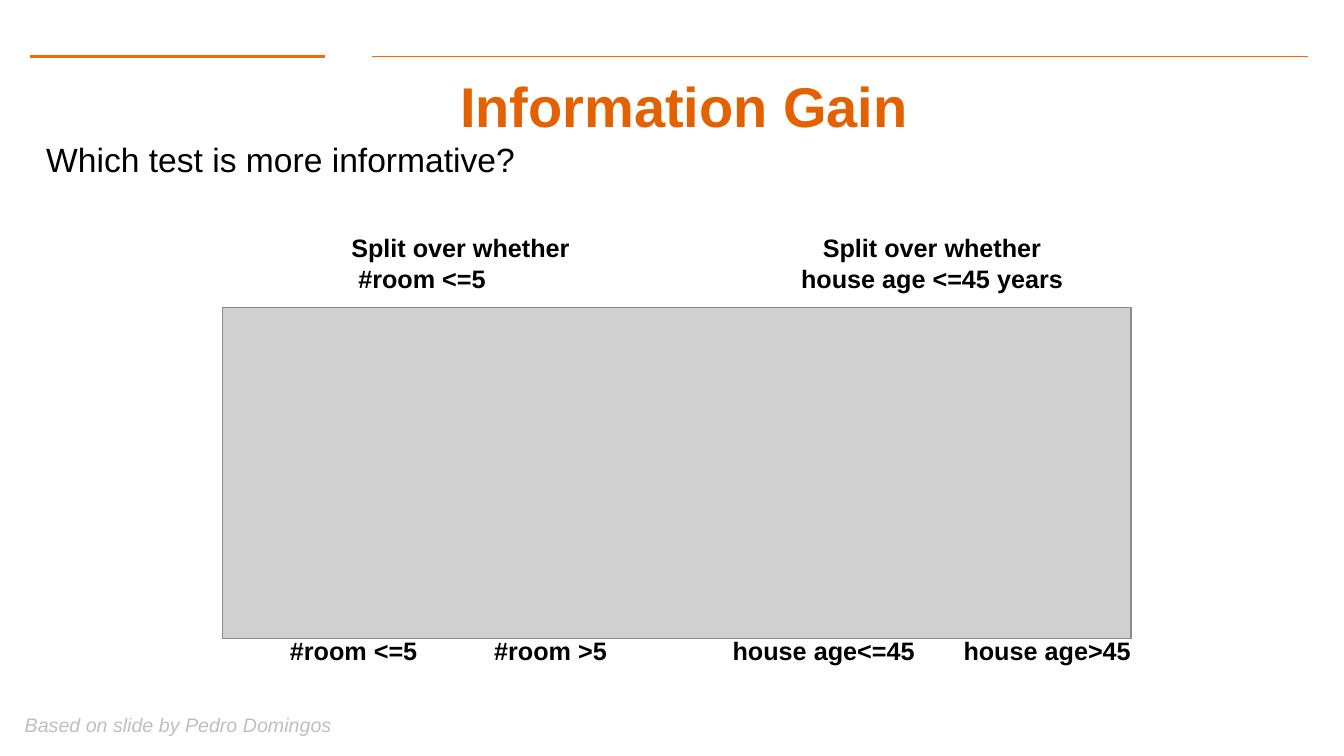
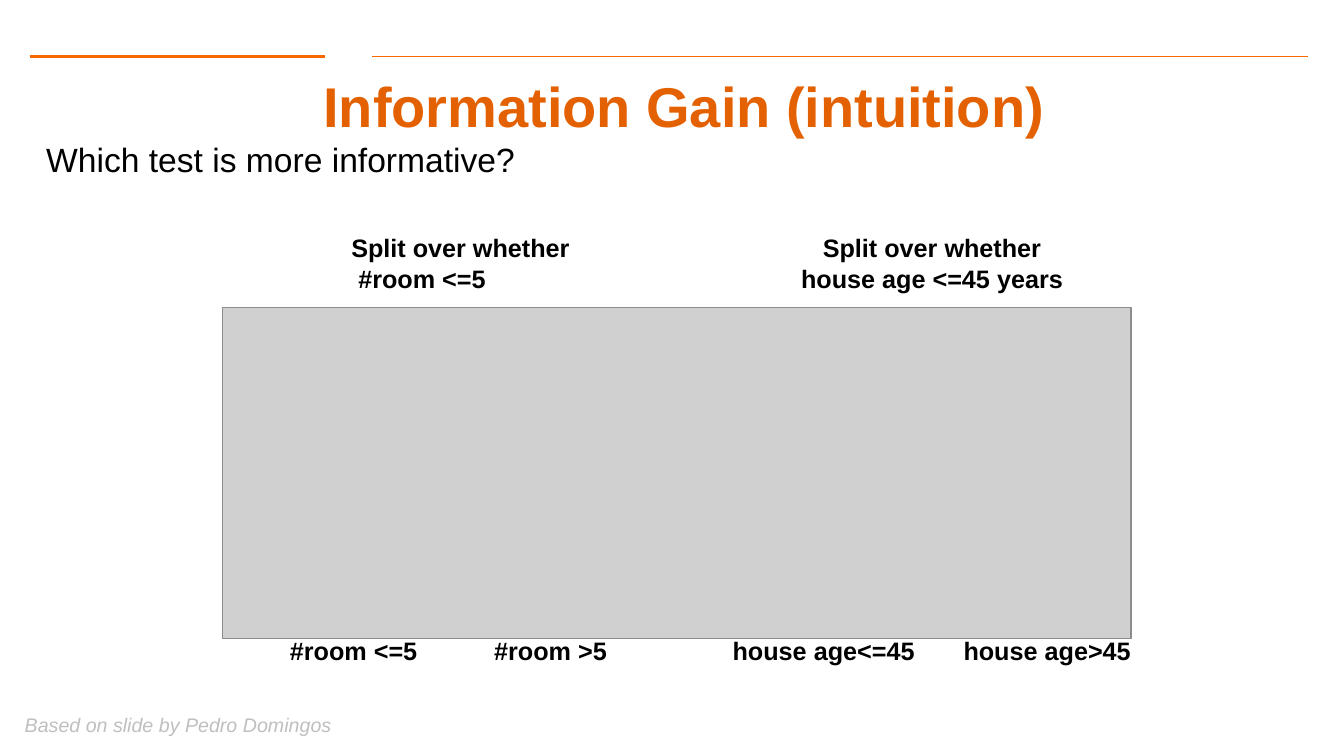
Before and after one commit to aiforsec/RIT-DSCI-633-FDS, a slide deck: slide 32 of Syllabus/Lecture06/Lec06.pptx. Drawn at 1344x756 pixels with LibreOffice and Linux fonts; fonts in the diff are those of the drawing; grey boxes stand for pictures; background and template pictures are left out. Boxes give left, top, right and bottom in pixels: in the first picture for what was removed or moved away, otherwise in the second. Text is boxed around its words. In the diff, an @@ line names an element or a change of style, - is before the commit and + after.

```diff
--- a/Syllabus/Lecture06/Lec06.pptx
+++ b/Syllabus/Lecture06/Lec06.pptx
@@ title at [323,86,1044,136]: text changed @@
-Information Gain
+Information Gain (intuition)
```
Also in this commit, not shown: 10 other slides changed, 2 slides added, 1 other file.
